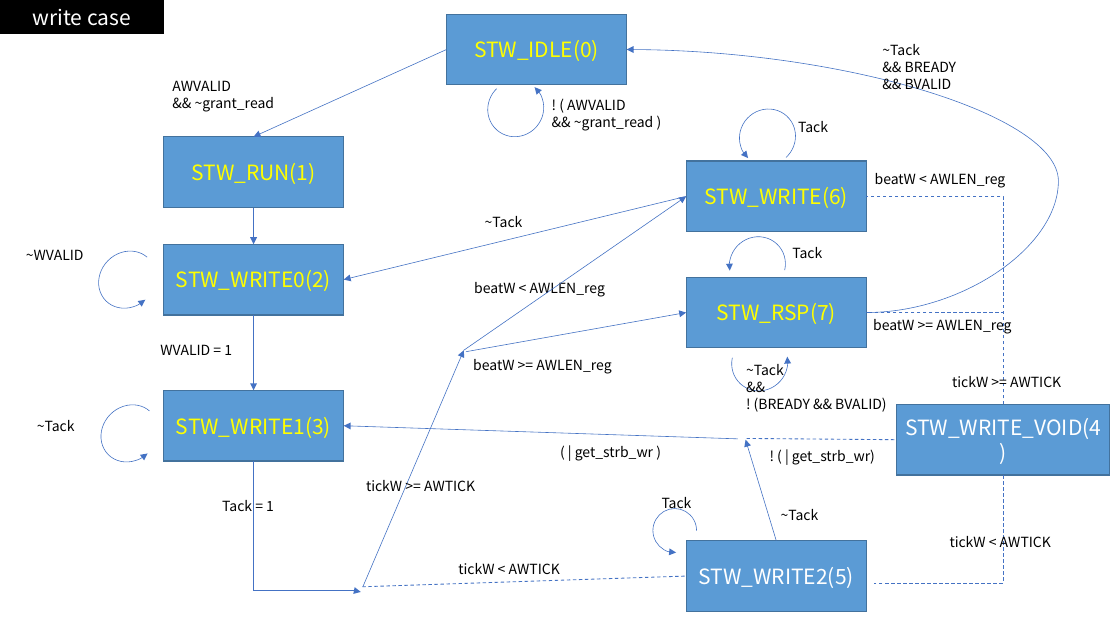
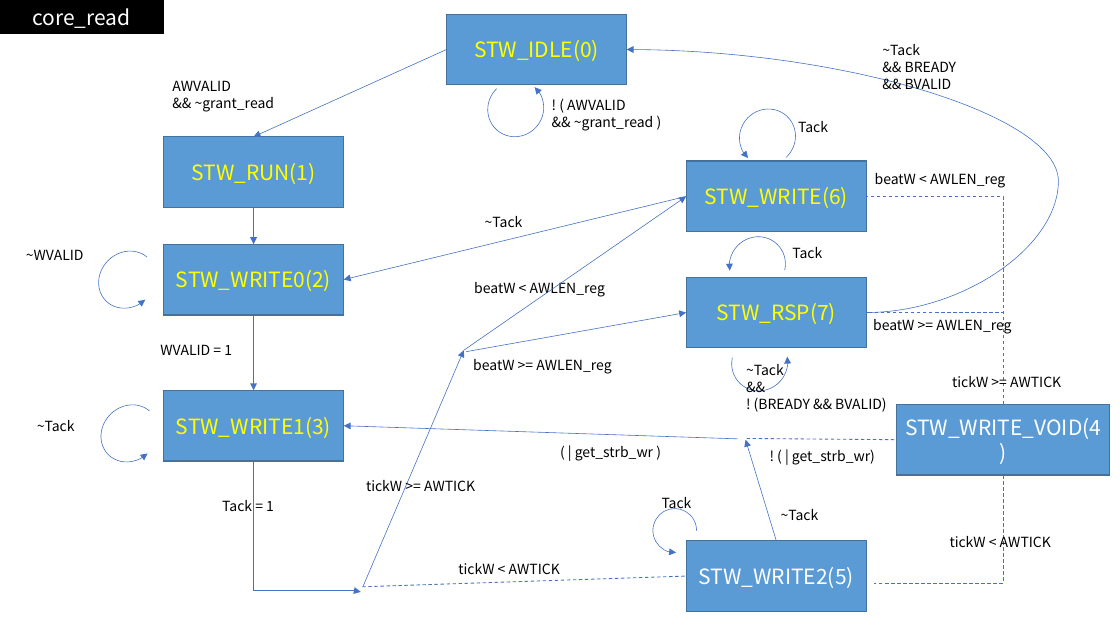
Before and after one commit to jeongjiseung/amba-bus-study, a slide deck: slide 1 of axi_dma/state diagram_yet.pptx. Drawn at 1120x630 pixels with LibreOffice and Linux fonts; fonts in the diff are those of the drawing. Boxes give left, top, right and bottom in pixels: in the first picture for what was removed or moved away, otherwise in the second. Text is boxed around its words. In the diff, an @@ line names an element or a change of style, - is before the commit and + after.

```diff
--- a/axi_dma/state diagram_yet.pptx
+++ b/axi_dma/state diagram_yet.pptx
@@ text in rectangle at <box>33,8,131,28</box>: text changed @@
-write case
+core_read
```
Also in this commit, not shown: 2 slides added, 1 slide removed, 52 other files.
